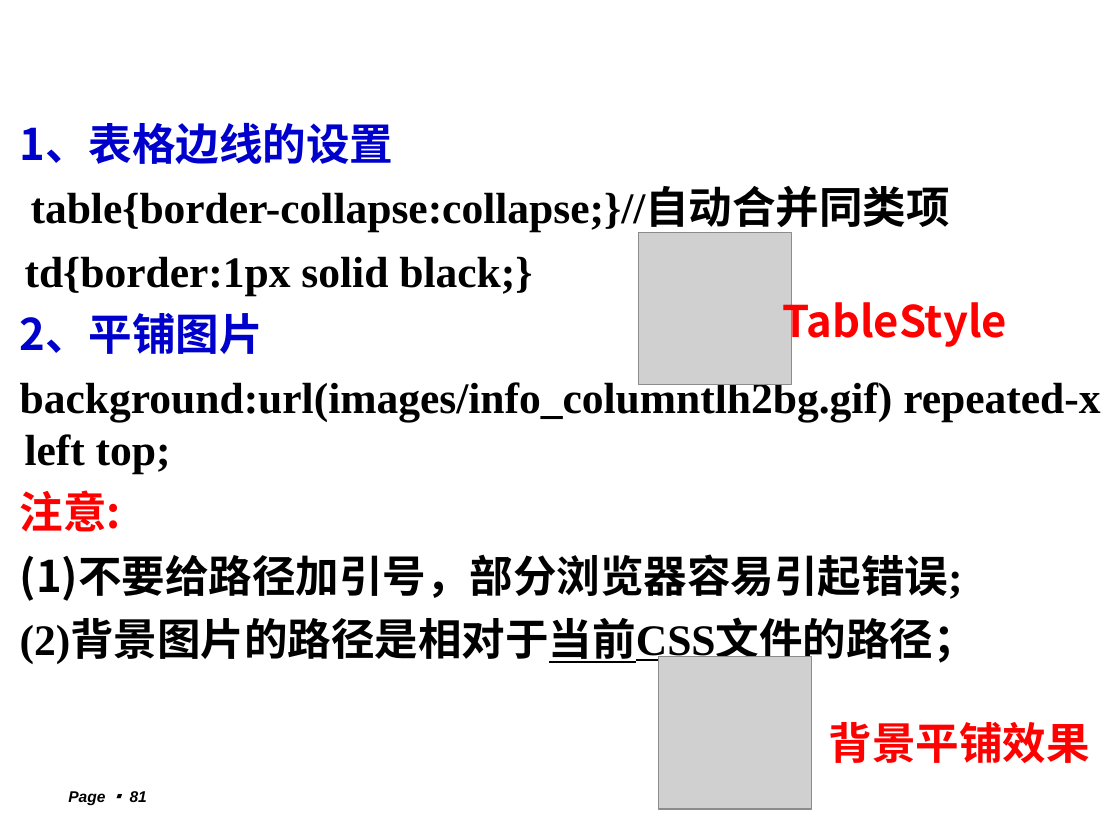
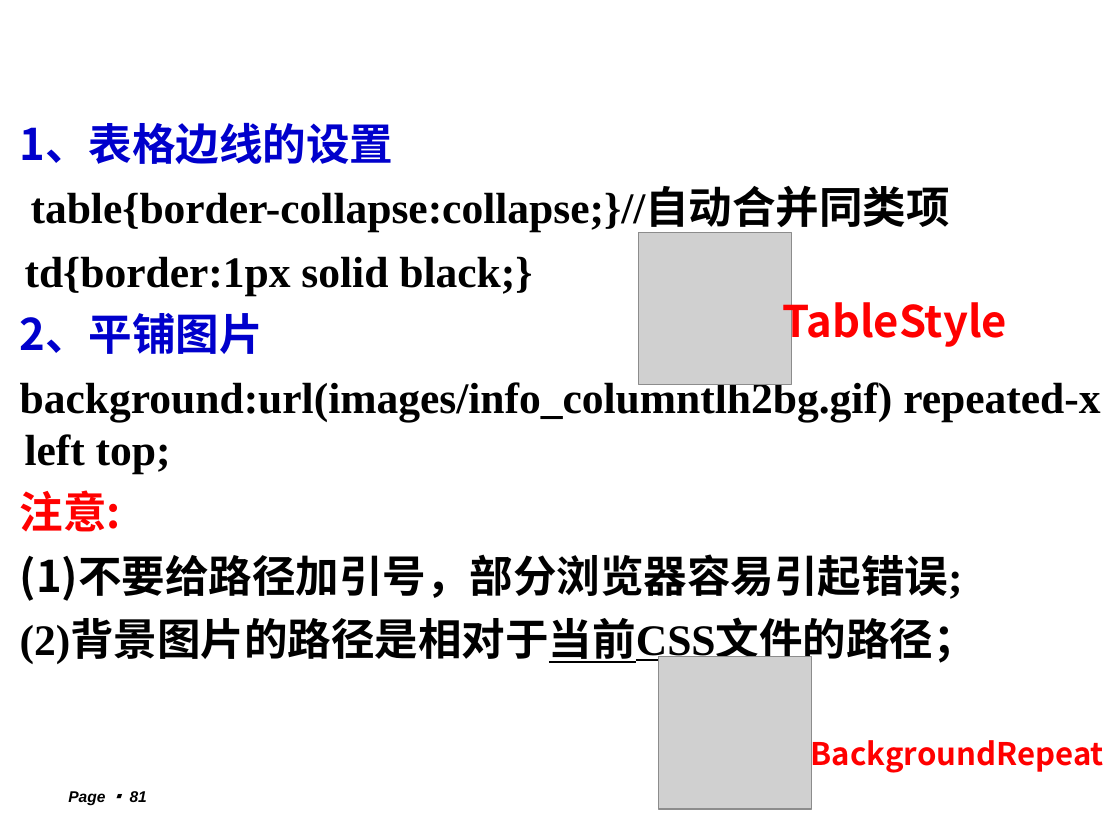
Before and after one commit to lxn56975/webdev, a slide deck: slide 81 of Chapter3CSS.ppt. Drawn at 1120x840 pixels with LibreOffice and Linux fonts; fonts in the diff are those of the drawing; grey boxes stand for pictures; background and template pictures are left out. Boxes give left, top, right and bottom in pixels: in the first picture for what was removed or moved away, otherwise in the second. Text is boxed around its words. In the diff, an @@ line names an element or a change of style, - is before the commit and + after.

Commit message:
修改“背景平铺”为“BackgroundRepeat”

```diff
--- a/Chapter3CSS.ppt
+++ b/Chapter3CSS.ppt
@@ text at (811, 734, 1104, 774): text changed; size 28 to 20 pt @@
-背景平铺效果
+BackgroundRepeat
```
Also in this commit, not shown: 1 other file.
